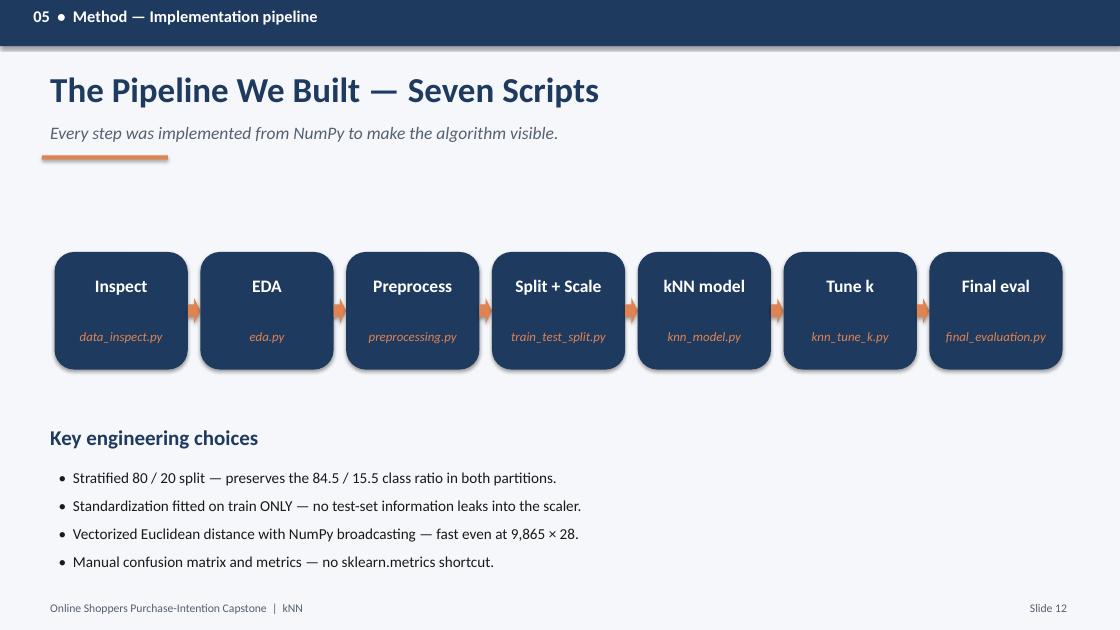
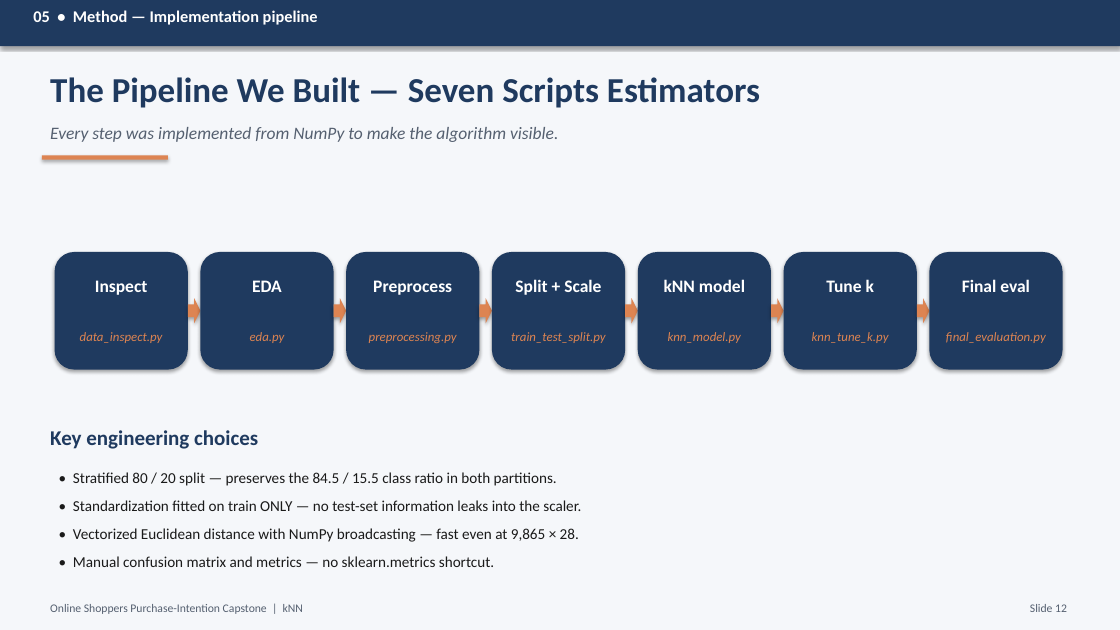
Before and after one commit to RodneeGlenMartin/Capstone-KNN-OnlineShoppers, a slide deck: slide 12 of Capstone_Presentation.pptx. Drawn at 1120x630 pixels with LibreOffice and Linux fonts; fonts in the diff are those of the drawing. Boxes give left, top, right and bottom in pixels: in the first picture for what was removed or moved away, otherwise in the second. Text is boxed around its words. In the diff, an @@ line names an element or a change of style, - is before the commit and + after.

```diff
--- a/Capstone_Presentation.pptx
+++ b/Capstone_Presentation.pptx
@@ text at [50, 77, 760, 108]: text changed @@
-The Pipeline We Built — Seven Scripts
+The Pipeline We Built — Seven Scripts Estimators
```
Also in this commit, not shown: 1 other slide changed, 1 slide added, 4 other files.
